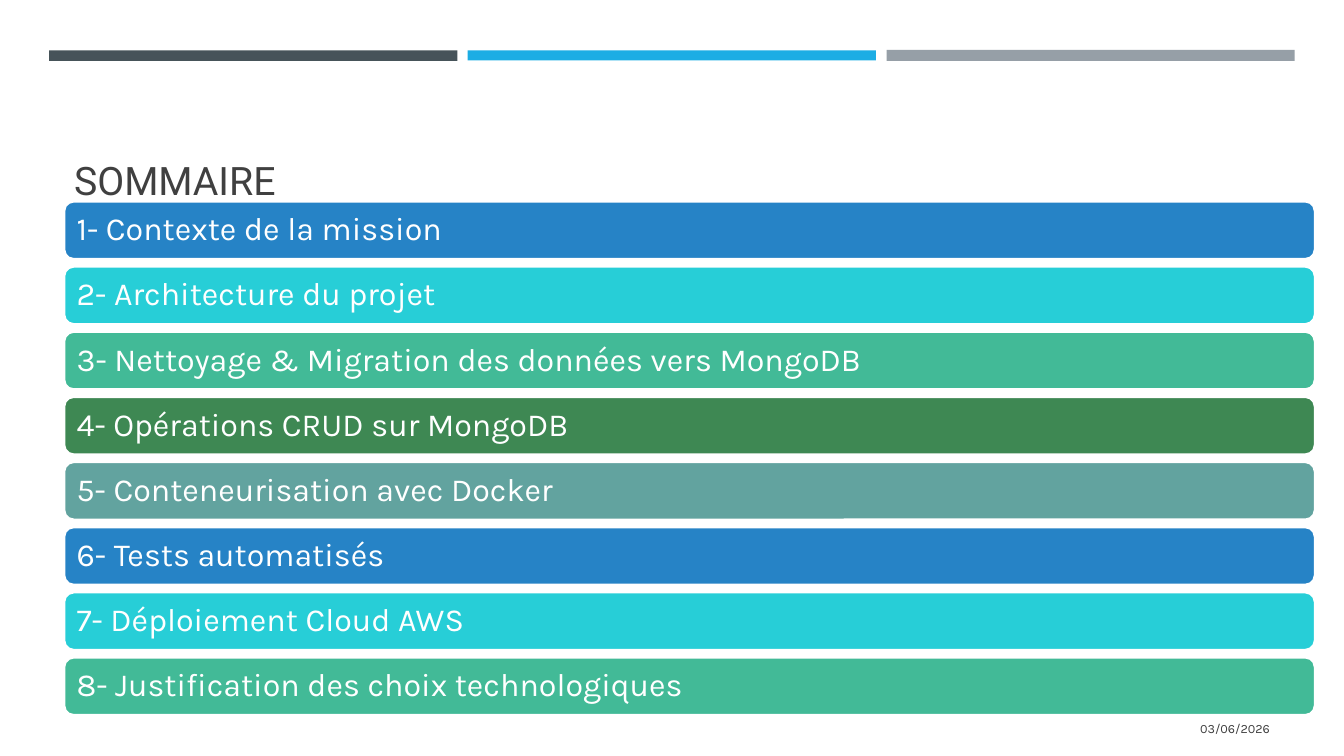
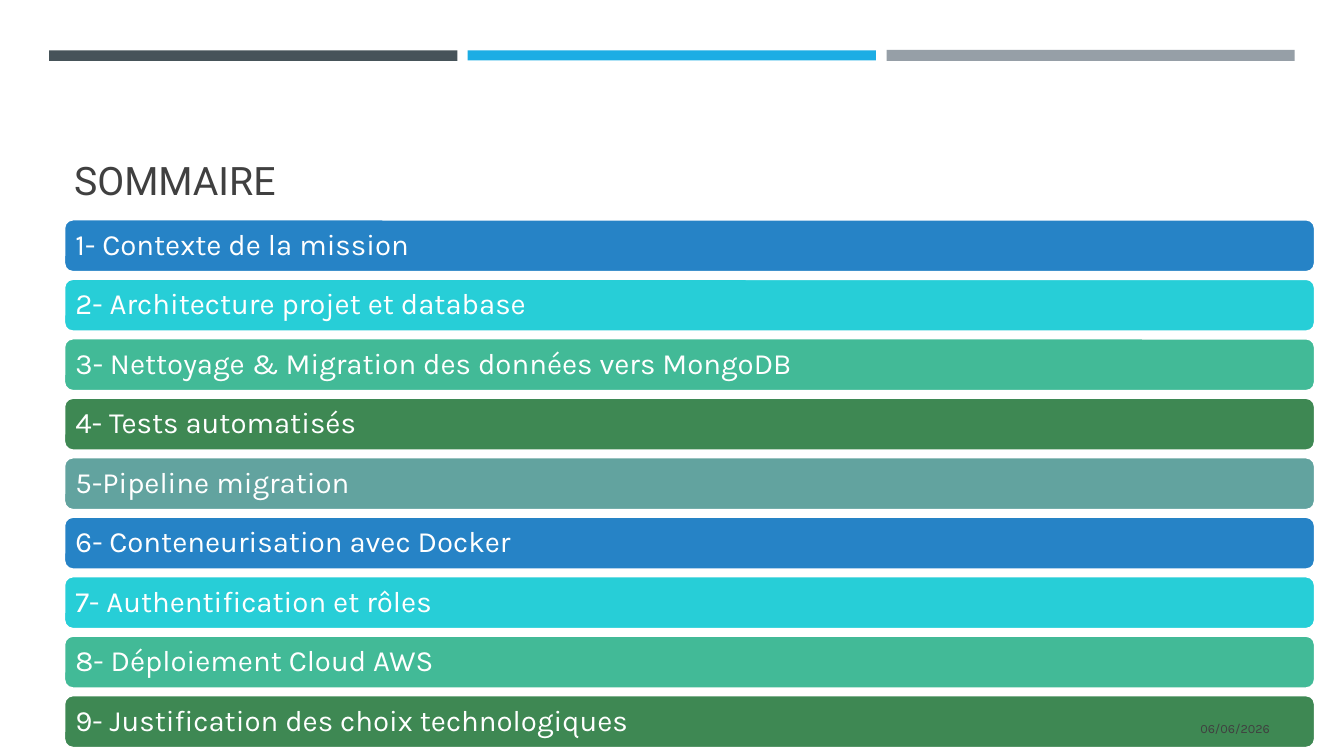
Before and after one commit to Sebules/Project_5_OpenClassrooms_Data_Engineer, a slide deck: slide 2 of ulesie_sebastien_2_presentation_062026.pptx. Drawn at 1344x756 pixels with LibreOffice and Linux fonts; fonts in the diff are those of the drawing. Boxes give left, top, right and bottom in pixels: in the first picture for what was removed or moved away, otherwise in the second. Text is boxed around its words. In the diff, an @@ line names an element or a change of style, - is before the commit and + after.

```diff
--- a/ulesie_sebastien_2_presentation_062026.pptx
+++ b/ulesie_sebastien_2_presentation_062026.pptx
@@ rounded rectangle: place and size @@
-rounded rectangle at bbox=[65, 202, 1316, 259]
+rounded rectangle at bbox=[65, 220, 1316, 272]
@@ text "1- Contexte de la mission" at bbox=[75, 235, 409, 256]: size 23 to 21 pt @@
@@ text "1- Contexte de la mission": place and size @@
-text "1- Contexte de la mission" at bbox=[77, 218, 442, 241]
+text "1- Contexte de la mission" at bbox=[75, 235, 409, 256]
@@ rounded rectangle: place and size @@
-rounded rectangle at bbox=[65, 266, 1316, 324]
+rounded rectangle at bbox=[65, 279, 1316, 332]
@@ text at bbox=[75, 294, 526, 321]: text changed; size 23 to 21 pt @@
-2- Architecture du projet
+2- Architecture projet et database
@@ rounded rectangle: place and size @@
-rounded rectangle at bbox=[65, 332, 1316, 389]
+rounded rectangle at bbox=[65, 339, 1316, 391]
@@ text "3- Nettoyage & Migration des ..." at bbox=[75, 351, 791, 381]: size 23 to 21 pt @@
@@ rounded rectangle: place and size @@
-rounded rectangle at bbox=[65, 397, 1316, 455]
+rounded rectangle at bbox=[65, 398, 1316, 451]
@@ text at bbox=[75, 410, 357, 434]: text changed; size 23 to 21 pt @@
-6- Tests automatisés
+4- Tests automatisés
@@ text removed at bbox=[77, 411, 568, 444] @@
-4- Opérations CRUD sur MongoDB
@@ rounded rectangle: place and size @@
-rounded rectangle at bbox=[65, 462, 1316, 519]
+rounded rectangle at bbox=[65, 458, 1316, 510]
@@ text added at bbox=[75, 473, 349, 500], 21 pt, text #FFFFFF @@
+5-Pipeline migration
@@ rounded rectangle: place and size @@
-rounded rectangle at bbox=[65, 527, 1316, 585]
+rounded rectangle at bbox=[65, 517, 1316, 570]
@@ text at bbox=[75, 532, 511, 553]: text changed; size 23 to 21 pt @@
-5- Conteneurisation avec Docker
+6- Conteneurisation avec Docker
@@ rounded rectangle: place and size @@
-rounded rectangle at bbox=[65, 593, 1316, 650]
+rounded rectangle at bbox=[65, 577, 1316, 629]
@@ text added at bbox=[75, 590, 431, 613], 21 pt, text #FFFFFF @@
+7- Authentification et rôles
@@ rounded rectangle: place and size @@
-rounded rectangle at bbox=[65, 657, 1316, 715]
+rounded rectangle at bbox=[65, 636, 1316, 689]
@@ text at bbox=[75, 648, 433, 678]: text changed; size 23 to 21 pt @@
-7- Déploiement Cloud AWS
+8- Déploiement Cloud AWS
@@ rounded rectangle added at bbox=[65, 696, 1316, 748], fill #3E8853, outline #FFFFFF 1.75 pt @@
@@ text at bbox=[75, 710, 628, 738]: text changed; size 23 to 21 pt @@
-8- Justification des choix technologiques
+9- Justification des choix technologiques
@@ text at bbox=[1200, 724, 1270, 734]: text changed @@
-03/06/2026
+06/06/2026
```
Also in this commit, not shown: 11 other slides changed, 3 slides added, 7 slides removed, 23 other files.
